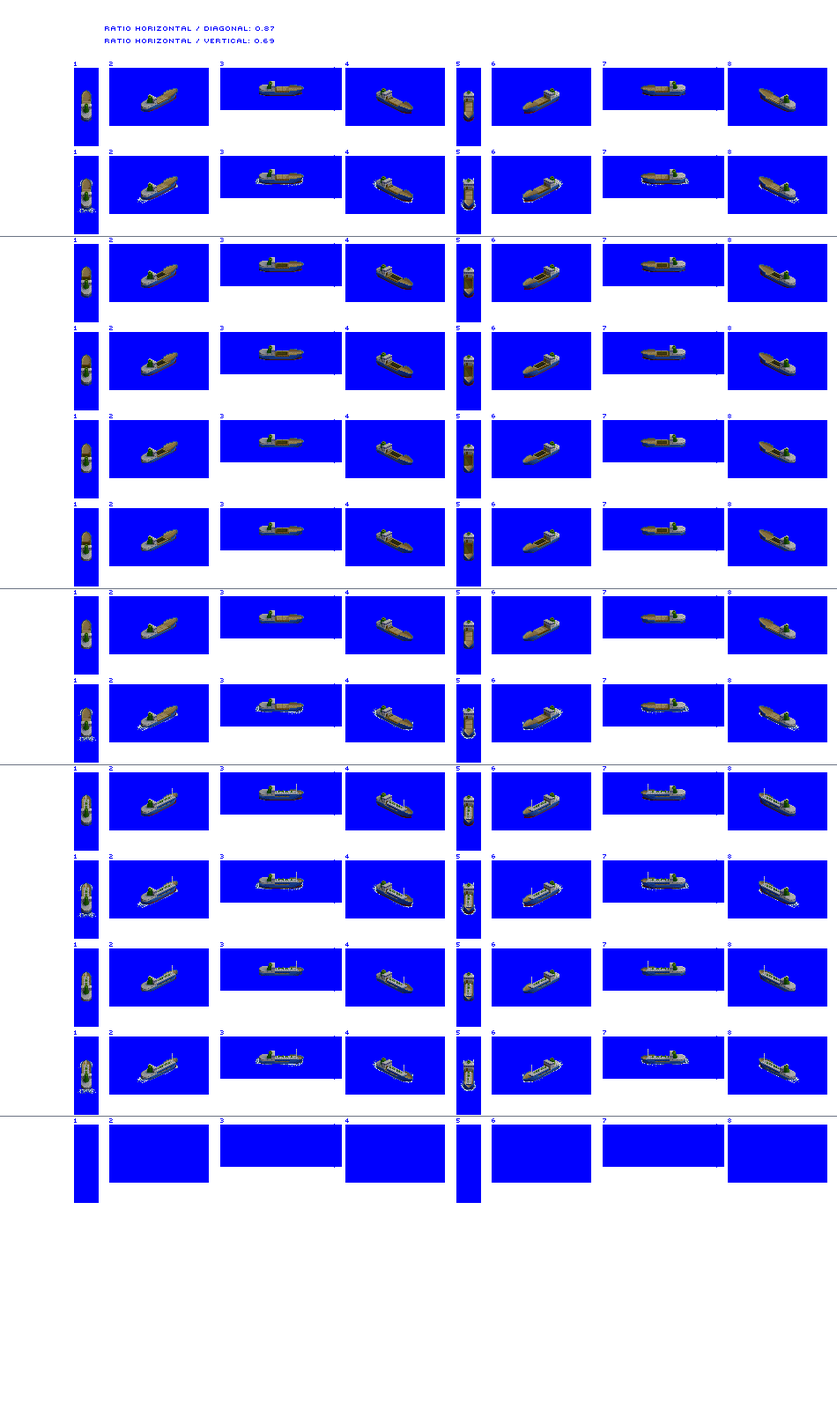
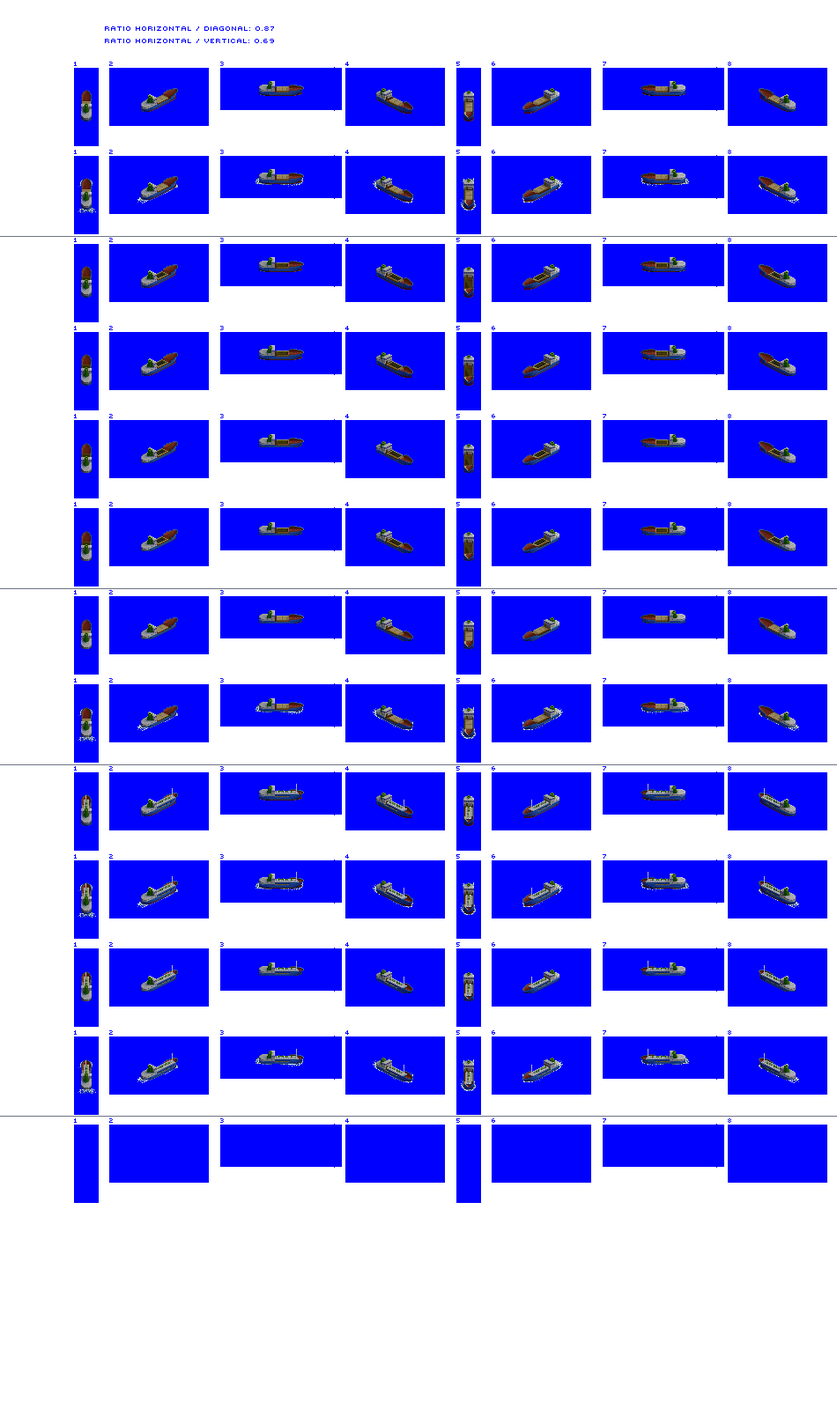
The second 837 × 1409 image is a revision of the first. Changes to its layers:
painted on "Deck overlay" over [275, 88, 656, 711]
painted on "Small Trader" over [81, 85, 779, 1088]
